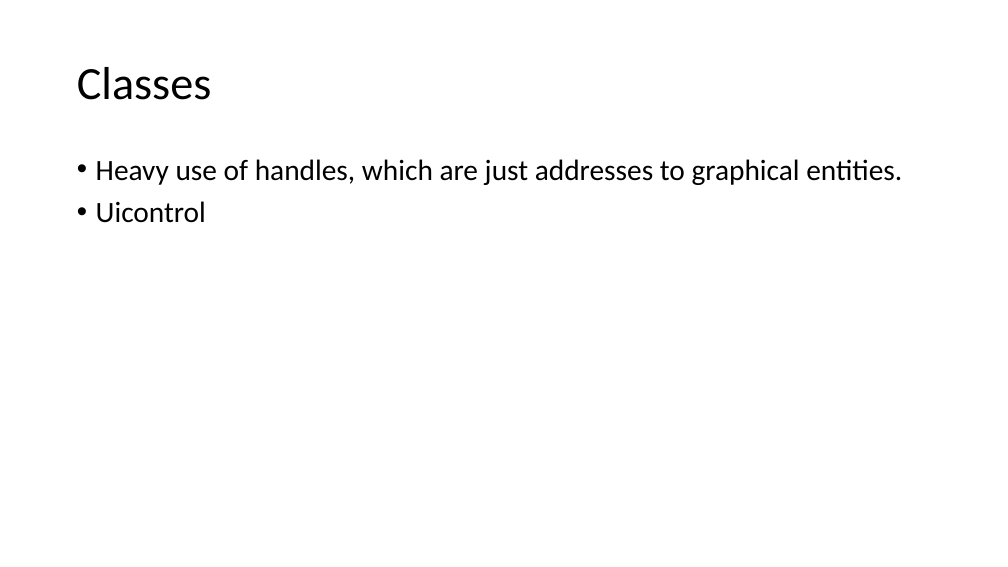
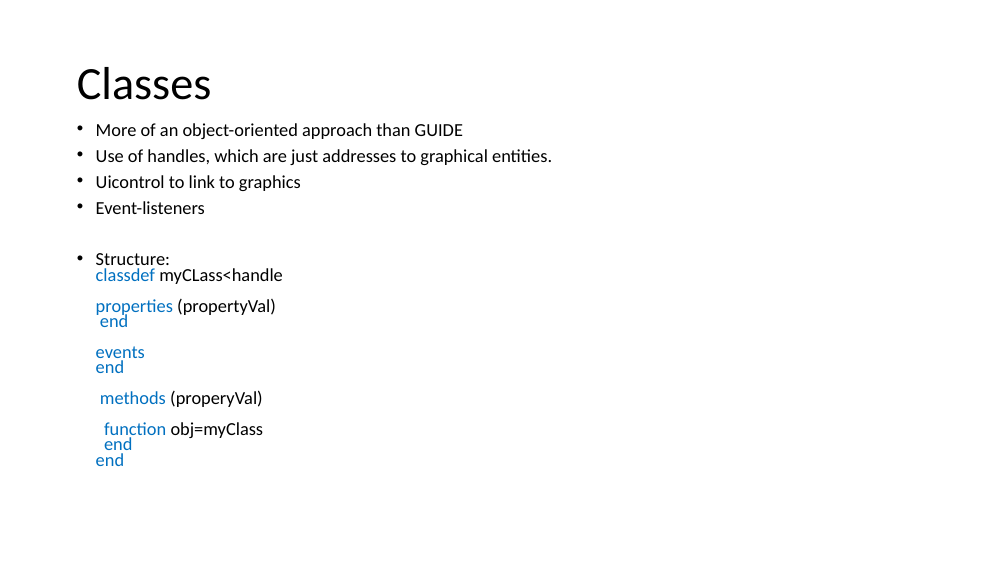
Before and after one commit to zhaENS/Project, a slide deck: slide 6 of Documents/lab Meetings/23-06-15/MatlabGUI.pptx (slide 5 before the commit). Drawn at 1008x567 pixels with LibreOffice and Linux fonts; fonts in the diff are those of the drawing. Boxes give left, top, right and bottom in pixels: in the first picture for what was removed or moved away, otherwise in the second. Text is boxed around its words. In the diff, an @@ line names an element or a change of style, - is before the commit and + after.

```diff
--- a/Documents/lab Meetings/23-06-15/MatlabGUI.pptx
+++ b/Documents/lab Meetings/23-06-15/MatlabGUI.pptx
@@ text at [96, 123, 552, 466]: text changed; size 28 to 17.5 pt @@
-• Heavy use of handles, which are just addresses to graphical entities.
-• Uicontrol
+• More of an object-oriented approach than GUIDE
+• Use of handles, which are just addresses to graphical entities.
+• Uicontrol to link to graphics
+• Event-listeners
+• Structure:
+  classdef myCLass<handle
+  properties (propertyVal)
+  end
+  events
+  end
+  methods (properyVal)
+  function obj=myClass
+  end
+  end
```
Also in this commit, not shown: 5 other slides changed, 2 slides added, 1 other file.
